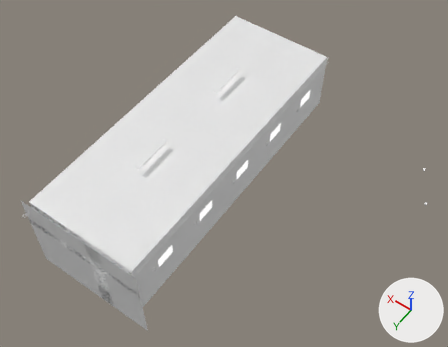
An edit to the Blender file untitled.blend, drawn before and after from the same camera.
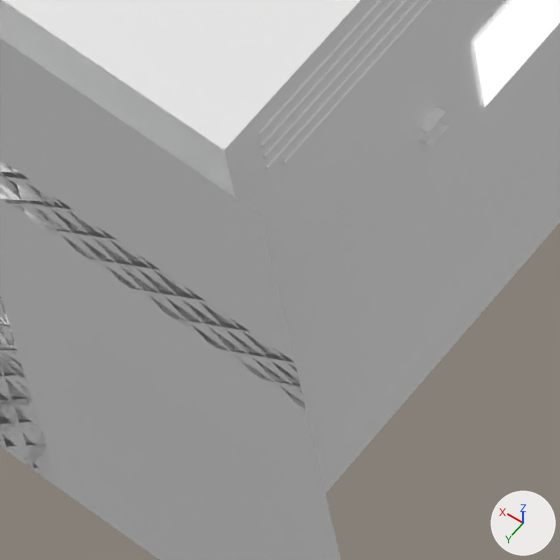
The first picture shows the older version from a 50 mm camera at (-13.3, 22.0, 26.0) aimed at (-2.3, 6.6, 1.8). The close-ups show both versions on the part from 24% to 37% of the width and 74% to 91% of the height of that picture; other places that the commit changed are outside them. Lighting does not change. The marker at lower right points along +X, +Y and +Z.

Before the edit, the objects in view are built like this:
```python
me_plane_001 = bpy.data.meshes.new('Plane.001')
me_plane_001.from_pydata(...)  # 48 vertices, 28 faces; spans x 0.0..2.0, y -1.0..1.0, z -3.0
me_plane_003 = bpy.data.meshes.new('Plane.003')
me_plane_003.from_pydata([(-1.0, -1.0, 0.0), (1.0, -1.0, 0.0), (-1.0, 1.0, 0.0), (1.0, 1.0, 0.0)], [], [(0, 1, 3, 2)])
cu_béziercurve_013 = bpy.data.curves.new('BézierCurve.013', 'CURVE')
cu_béziercurve_013.dimensions = '3D'
_sp = cu_béziercurve_013.splines.new('BEZIER'); _sp.bezier_points.add(3)
_sp.bezier_points.foreach_set('co', [-1.0, 0.0, 0.0, 1.0, 0.0, 0.0, 7.0, 0.0, 0.0, 15.0, 0.0, 0.0])
_sp.bezier_points.foreach_set('handle_left', [-1.707, 0.0, 0.0, 0.0, 0.0, 0.0, 6.0, 0.0, 0.0, 14.0, 0.0, 0.0])
_sp.bezier_points.foreach_set('handle_right', [-0.5, 0.0, 0.0, 2.0, 0.0, 0.0, 8.0, 0.0, 0.0, 16.0, 0.0, 0.0])
for _p, _l, _r in zip(_sp.bezier_points, ['ALIGNED', 'ALIGNED', 'ALIGNED', 'ALIGNED'], ['ALIGNED', 'ALIGNED', 'ALIGNED', 'ALIGNED']): _p.handle_left_type = _l; _p.handle_right_type = _r
_sp.order_u = 0
_sp.order_v = 0
cu_béziercurve_013.use_path = True
cu_béziercurve_013.bevel_depth = 0.01
cu_béziercurve_013.fill_mode = 'FULL'
ob_béziercurve_006 = bpy.data.objects.new('BézierCurve.006', cu_béziercurve_013)
ob_béziercurve_006.location = (-3.0, -1.2, 3.1)
ob_béziercurve_006.rotation_euler = (0.0, 0.0, 1.571)  # degrees (0, 0, 90)
ob_destra = bpy.data.objects.new('Destra', me_plane_001)
ob_destra.location = (0.0, 6.0, 3.55)
ob_destra.rotation_euler = (0.0, 1.571, 0.0)  # degrees (0, 90, 0)
ob_destra.scale = (1.75, 8.0, 1.0)
ob_pavimento = bpy.data.objects.new('Pavimento', me_plane_003)
ob_pavimento.location = (0.0, 6.0, 0.06)
ob_pavimento.rotation_euler = (0.0, 3.142, 0.0)  # degrees (0, 180, 0)
ob_pavimento.scale = (3.0, 8.0, 1.0)
# also in view: 'BézierCurve' at (-3.0, 5.7, 3.0); 'Soffitto' at (0.0, 6.0, 3.5); 'Plane' at (0.0, 14.2, 1.0); 'BézierCurve.007' at (-3.0, 5.8, 3.2); 'Door light.008' at (-3.0, 12.0, 2.0)
```
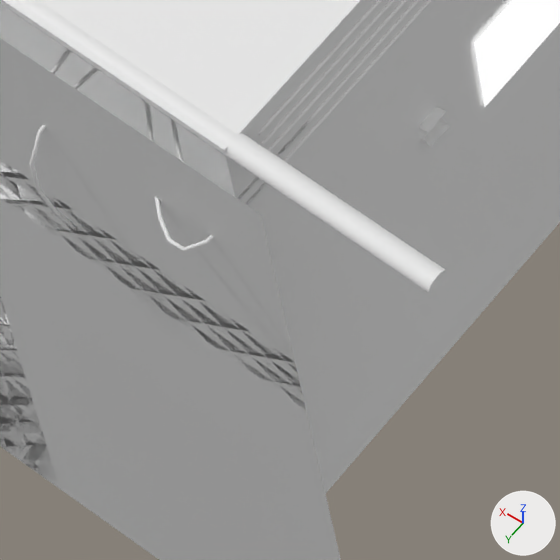
Changed parts and their boxes (x1, y1, x2, y2) in the close-ups (560 x 560 px):
'Cylinder.001', added: after (0, 0, 447, 294)
'BézierCurve.010', added: after (29, 0, 433, 252)
'BézierCurve.006', reshaped: before (266, 0, 420, 169); after (51, 0, 420, 200)

What changed in the scene script:
```text
Add me_cylinder_001:
    me_cylinder_001.from_pydata(...)  # a 32-sided cylinder along z spanning x -1.0..1.0, y -1.0..1.0, z -1.0..1.0
Change cu_béziercurve_013:
    remove _sp.bezier_points.foreach_set('co', [-1.0, 0.0, 0.0, 1.0, 0.0, 0.0, 7.0, 0.0, 0.0, 15.0, 0.0, 0.0])
    remove _sp.bezier_points.foreach_set('handle_left', [-1.707, 0.0, 0.0, 0.0, 0.0, 0.0, 6.0, 0.0, 0.0, 14.0, 0.0, 0.0])
    remove _sp.bezier_points.foreach_set('handle_right', [-0.5, 0.0, 0.0, 2.0, 0.0, 0.0, 8.0, 0.0, 0.0, 16.0, 0.0, 0.0])
    remove for _p, _l, _r in zip(_sp.bezier_points, ['ALIGNED', 'ALIGNED', 'ALIGNED', 'ALIGNED'], ['ALIGNED', 'ALIGNED', 'ALIGNED', 'ALIGNED']): _p.handle_left_type = _l; _p.handle_right_type = _r
    _sp: cu_béziercurve_013.splines.new('BEZIER'); _sp.bezier_points.add(3) -> cu_béziercurve_013.splines.new('BEZIER'); _sp.bezier_points.add(7)
    add _sp.bezier_points.foreach_set('co', [-1.0, 0.0, 0.0, 1.0, 0.0, 0.0, 7.0, 0.0, 0.0, 15.0, 0.0, 0.0, 15.0, 0.0, 0.0, 15.0, -1.1, 0.0, 15.0, -1.1, -2.7, 15.0, -1.1, -2.7])
    add _sp.bezier_points.foreach_set('handle_left', [-1.707, 0.0, 0.0, 0.0, 0.0, 0.0, 6.0, 0.0, 0.0, 14.0, 0.0, 0.0, 14.0, 0.0, 0.0, 14.0, -1.1, 0.0, 14.0, -1.1, -2.7, 14.0, -1.1, -2.7])
    add _sp.bezier_points.foreach_set('handle_right', [-0.5, 0.0, 0.0, 2.0, 0.0, 0.0, 8.0, 0.0, 0.0, 16.0, 0.0, 0.0, 16.0, 0.0, 0.0, 16.0, -1.1, 0.0, 16.0, -1.1, -2.7, 16.0, -1.1, -2.7])
    add for _p, _l, _r in zip(_sp.bezier_points, ['ALIGNED', 'ALIGNED', 'ALIGNED', 'ALIGNED', 'ALIGNED', 'ALIGNED', 'ALIGNED', 'ALIGNED'], ['ALIGNED', 'ALIGNED', 'ALIGNED', 'ALIGNED', 'ALIGNED', 'ALIGNED', 'ALIGNED', 'ALIGNED']): _p.handle_left_type = _l; _p.handle_right_type = _r
Add cu_béziercurve_003:
    cu_béziercurve_003 = bpy.data.curves.new('BézierCurve.003', 'CURVE')
    cu_béziercurve_003.dimensions = '3D'
    _sp = cu_béziercurve_003.splines.new('BEZIER'); _sp.bezier_points.add(6)
    _sp.bezier_points.foreach_set('co', [-1.0, 0.0, 0.0, 1.0, 0.0, 0.0, 7.0, 0.0, 0.0, 15.0, 0.0, 0.0, 15.2, 0.0, 0.0, 15.2, -1.0, 0.0, 15.2, -1.0, -2.9])
    _sp.bezier_points.foreach_set('handle_left', [-1.707, 0.0, 0.0, 0.0, 0.0, 0.0, 6.0, 0.0, 0.0, 14.0, 0.0, 0.0, 14.2, 0.0, 0.0, 14.2, -1.0, 0.0, 14.2, -1.0, -2.9])
    _sp.bezier_points.foreach_set('handle_right', [-0.5, 0.0, 0.0, 2.0, 0.0, 0.0, 8.0, 0.0, 0.0, 16.0, 0.0, 0.0, 16.2, 0.0, 0.0, 16.2, -1.0, 0.0, 16.2, -1.0, -2.9])
    for _p, _l, _r in zip(_sp.bezier_points, ['ALIGNED', 'ALIGNED', 'ALIGNED', 'ALIGNED', 'ALIGNED', 'ALIGNED', 'ALIGNED'], ['ALIGNED', 'ALIGNED', 'ALIGNED', 'ALIGNED', 'ALIGNED', 'ALIGNED', 'ALIGNED']): _p.handle_left_type = _l; _p.handle_right_type = _r
    _sp.order_u = 0
    _sp.order_v = 0
    cu_béziercurve_003.use_path = True
    cu_béziercurve_003.bevel_depth = 0.01
    cu_béziercurve_003.fill_mode = 'FULL'
Add ob_cylinder_001:
    ob_cylinder_001 = bpy.data.objects.new('Cylinder.001', me_cylinder_001)
    ob_cylinder_001.location = (-1.0, 13.94, 3.51)
    ob_cylinder_001.rotation_euler = (0.0, 1.571, 0.0)  # degrees (0, 90, 0)
    ob_cylinder_001.scale = (0.0466, 0.0616, 3.13)
Add ob_béziercurve_010:
    ob_béziercurve_010 = bpy.data.objects.new('BézierCurve.010', cu_béziercurve_003)
    ob_béziercurve_010.location = (-3.0, -1.2, 3.0)
    ob_béziercurve_010.rotation_euler = (0.0, 0.0, 1.571)  # degrees (0, 0, 90)
```
